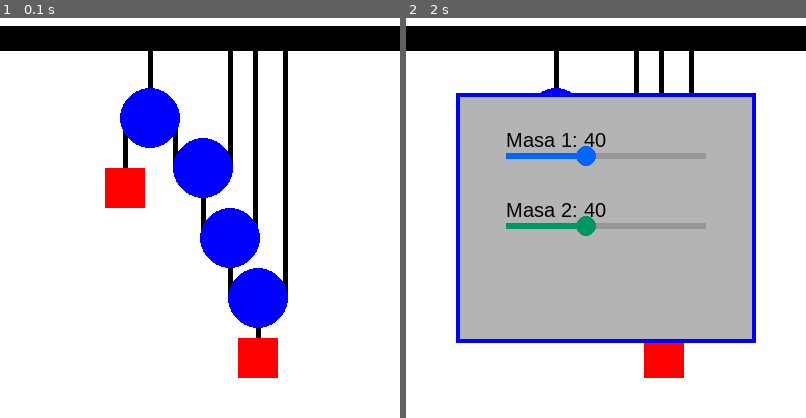
Above: before the commit, frames 1-2 (left to right).
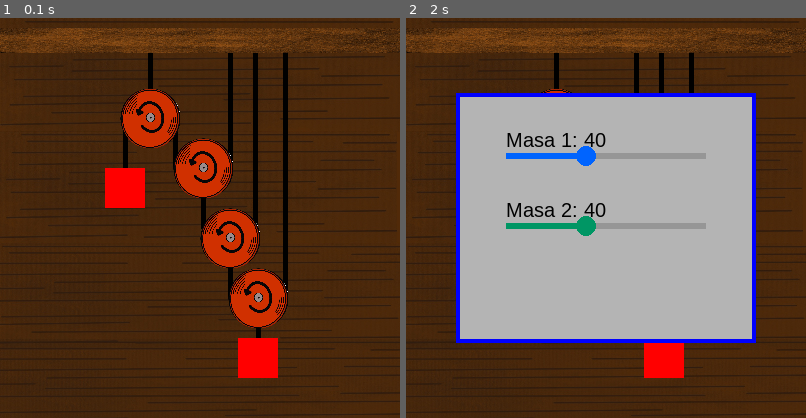
Above: after the commit, the same moments.

Repository: nicami13/digital-twin-hoist_2025
Game: pygame game, started from main.py
Same seed, same stepped clock (60 frames per second), same inputs: the game is played once before the commit and once after it.
Inputs:
- Up to frame 1 (0.1 s): no input
- Up to frame 2 (2 s): tap Enter every 0.33 s from 0.33 to 1.67 s

The runs differ from the first frame. In frame 1, 96% of the frame differs, in the area x 0-100%, y 0-100%; in frame 2, 52%.

Commit message:
Detalles esteticos
se añadio fondos y estetica de las poleas

Diff:
--- a/Constants.py
+++ b/Constants.py
@@ -1,4 +1,4 @@
-
+import pygame
 # Dimensiones de la pantalla
 Alto = 400
 ancho = 400
@@ -54,3 +54,9 @@
 
 start_pos_cuerda_6 = (258-polea_radius/2, polea3_pos[1])
 end_pos_cuerda_6 = (polea3_pos[0], masa2_pos[1])
+
+#Diseños
+new_width = 2 * polea_radius
+new_height = 2 * polea_radius
+polea_img = pygame.image.load("polea.png")
+polea_img = pygame.transform.scale(polea_img, (2 * polea_radius, 2 * polea_radius))
--- a/main.py
+++ b/main.py
@@ -2,10 +2,16 @@
 import Constants
 import Move_Def
 import Menu
+import sys
 
 
 pygame.init()
 Screen = pygame.display.set_mode((Constants.ancho, Constants.Alto))
+BackGround= pygame.image.load('fondo.jpeg')
+BackGround= pygame.transform.scale(BackGround,(Constants.ancho,Constants.Alto))
+Techo= pygame.image.load('techo.jpeg')
+Techo=pygame.transform.scale(Techo,(Constants.ancho,25))
+
 Clock = pygame.time.Clock()
 simulation_time = 0
 running = True
@@ -14,6 +20,7 @@
 while running:
     dt = Clock.tick(60)  # 60 FPS
     simulation_time += dt
+    Screen.fill((255, 255, 255))
 
     eventos = pygame.event.get()
     for event in eventos:
@@ -23,7 +30,7 @@
             if event.key == pygame.K_RETURN:
                 menu_visible = not menu_visible
 
-    Screen.fill(Constants.WHITE)
+    Screen.blit(BackGround,(0,0))
 
     if not menu_visible:
         Move_Def.actualizar_movimiento()
@@ -33,21 +40,22 @@
     pygame.draw.rect(Screen, Constants.RED, (Constants.masa1_pos[0], Constants.masa1_pos[1], Constants.masa1_size, Constants.masa1_size))
     pygame.draw.line(Screen, Constants.BLACK, Constants.start_pos_cuerda_2, Constants.end_pos_cuerda_2, 5)
     # Dibujar polea y barra
-    pygame.draw.line(Screen, Constants.BLACK, (0, 20), (600, 20), 25)
+    #pygame.draw.line(Screen, Constants.BLACK, (0, 10), (600, 10), 25)
+
     pygame.draw.line(Screen, Constants.BLACK, (Constants.polea_pos[0], Constants.polea_pos[1]), (Constants.polea_pos[0], Constants.polea_pos[1] - 80), 5)
-    pygame.draw.circle(Screen, Constants.BLUE, Constants.polea_pos, Constants.polea_radius)
+    Screen.blit(Constants.polea_img, (Constants.polea_pos[0] - Constants.polea_radius, Constants.polea_pos[1] - Constants.polea_radius))
     # Dibujar segunda polea
     pygame.draw.line(Screen, Constants.BLACK, Constants.start_pos_cuerda_3, Constants.end_pos_cuerda_3, 5)
     pygame.draw.line(Screen, Constants.BLACK, ((Constants.polea1_pos[0]), Constants.polea1_pos[1]), (Constants.polea1_pos[0], Constants.polea1_pos[1] + 60), 5)
-    pygame.draw.circle(Screen, Constants.BLUE, Constants.polea1_pos, Constants.polea_radius)
+    Screen.blit(Constants.polea_img, (Constants.polea1_pos[0] - Constants.polea_radius, Constants.polea1_pos[1] - Constants.polea_radius))
     # Dibujar Tercer polea
     pygame.draw.line(Screen, Constants.BLACK, Constants.start_pos_cuerda_4, Constants.end_pos_cuerda_4, 5)
     pygame.draw.line(Screen, Constants.BLACK, ((Constants.polea2_pos[0]), Constants.polea2_pos[1]), (Constants.polea2_pos[0], Constants.polea2_pos[1] + 60), 5)
-    pygame.draw.circle(Screen, Constants.BLUE, Constants.polea2_pos, Constants.polea_radius)
+    Screen.blit(Constants.polea_img, (Constants.polea2_pos[0] - Constants.polea_radius, Constants.polea2_pos[1] - Constants.polea_radius))
     # Dibujar cuarta polea
     pygame.draw.line(Screen, Constants.BLACK, Constants.start_pos_cuerda_5, Constants.end_pos_cuerda_5, 5)
     pygame.draw.line(Screen, Constants.BLACK, ((Constants.polea3_pos[0]), Constants.polea3_pos[1]), (Constants.polea3_pos[0], Constants.polea3_pos[1] + 40), 5)
-    pygame.draw.circle(Screen, Constants.BLUE, Constants.polea3_pos, Constants.polea_radius)
+    Screen.blit(Constants.polea_img, (Constants.polea3_pos[0] - Constants.polea_radius, Constants.polea3_pos[1] - Constants.polea_radius))
     pygame.draw.rect(Screen, Constants.RED, (Constants.masa2_pos[0], Constants.masa2_pos[1], Constants.masa2_size, Constants.masa2_size))
 
 
@@ -60,6 +68,7 @@
     Menu.alternar_menu_con_sliders(Screen, menu_visible, eventos)
 
     # Actualizar pantalla
+    Screen.blit(Techo,(0, 10))
     pygame.display.flip()
 
 pygame.quit()
Binary file added: fondo.jpeg
Binary file added: polea.png
Binary file added: polea_moviendo.gif
Binary file added: techo.jpeg
